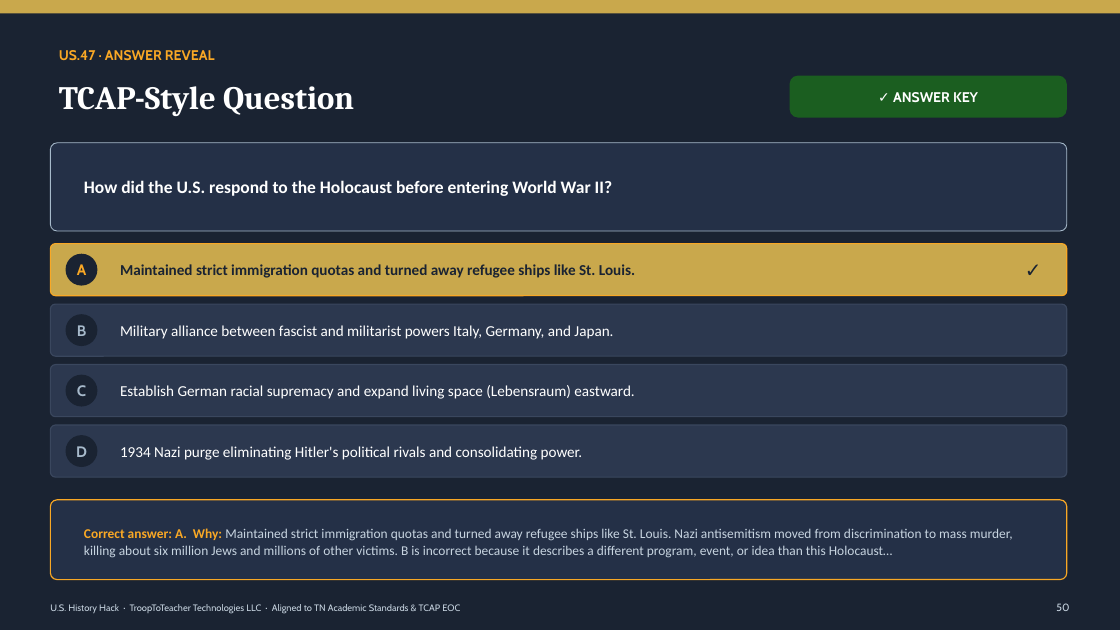
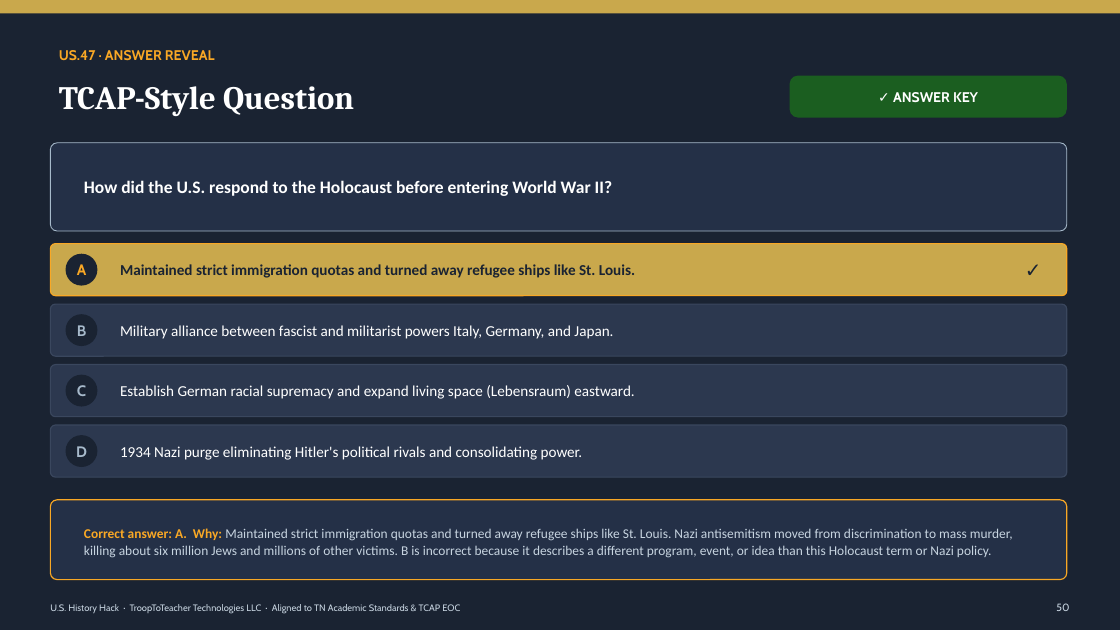
Before and after one commit to Trooptoteacher/trooptoteacher-history, a slide deck: slide 55 of HistoryHack_Platinum/deliverables_unit6/Unit6_Teacher_Deck_CourseStandard.pptx. Drawn at 1120x630 pixels with LibreOffice and Linux fonts; fonts in the diff are those of the drawing. Boxes give left, top, right and bottom in pixels: in the first picture for what was removed or moved away, otherwise in the second. Text is boxed around its words. In the diff, an @@ line names an element or a change of style, - is before the commit and + after.

```diff
--- a/HistoryHack_Platinum/deliverables_unit6/Unit6_Teacher_Deck_CourseStandard.pptx
+++ b/HistoryHack_Platinum/deliverables_unit6/Unit6_Teacher_Deck_CourseStandard.pptx
@@ text at [84, 528, 1013, 558]: text changed @@
-Correct answer: A. Why: Maintained strict immigration quotas and turned away refugee ships like St. Louis. Nazi antisemitism moved from discrimination to mass murder, killing about six million Jews and millions of other victims. B is incorrect because it describes a different program, event, or idea than this Holocaust…
+Correct answer: A. Why: Maintained strict immigration quotas and turned away refugee ships like St. Louis. Nazi antisemitism moved from discrimination to mass murder, killing about six million Jews and millions of other victims. B is incorrect because it describes a different program, event, or idea than this Holocaust term or Nazi policy.
```
Also in this commit, not shown: 14 other slides changed, 19 other files.
